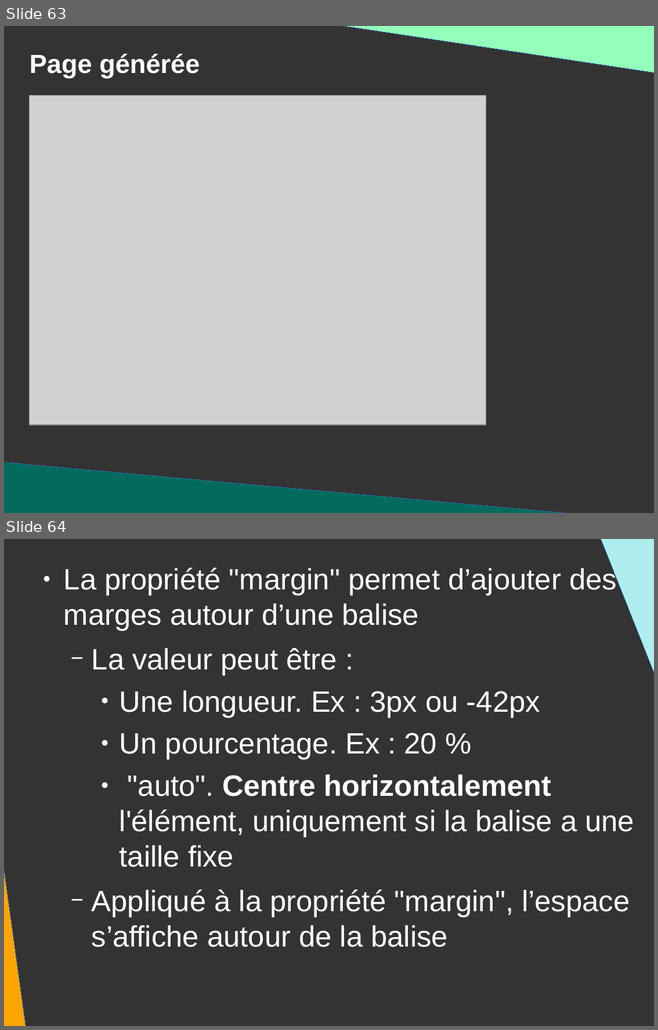
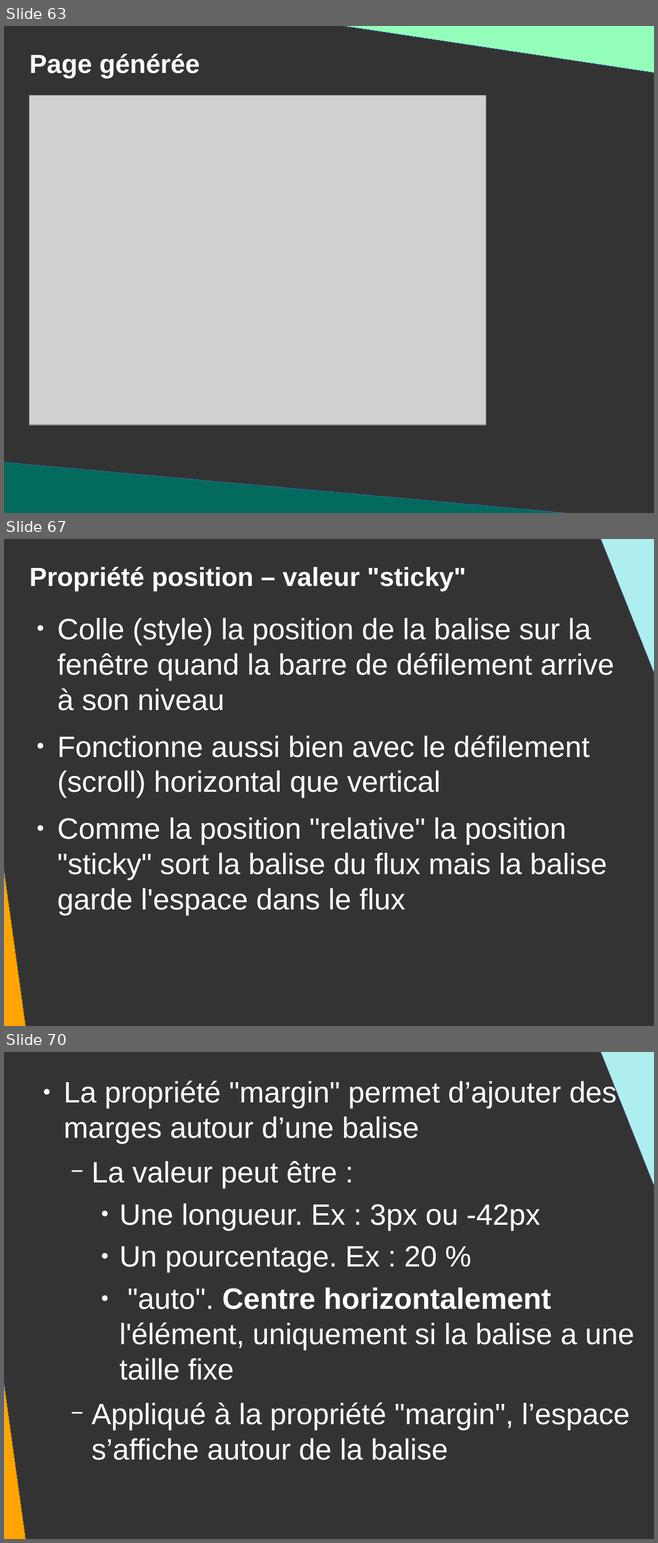
Before and after one commit to DanYellow/presentations, a slide deck: mmi/html/travaux-pratiques/numero-2/presentation.odp. Shown one above the other, each under a label of ours: slides 63 and 64 before the commit, slides 63, 67 and 70 after it; the slides between them are not shown. The pictures are 658x1030 and 658x1543 pixels, drawn with LibreOffice and Linux fonts; fonts in the diff are those of the drawing; grey boxes stand for pictures. Boxes give left, top, right and bottom in pixels: in the first picture for what was removed or moved away, otherwise in the second. Text is boxed around its words. In the diff, an @@ line names an element or a change of style, - is before the commit and + after.

```diff
--- a/mmi/html/travaux-pratiques/numero-2/presentation.odp
+++ b/mmi/html/travaux-pratiques/numero-2/presentation.odp
@@ slide 67 added at (4, 539, 654, 1026), background #333333 @@
@@ right triangle added at (593, 539, 654, 773), fill #AFEEEE, outline #3465A4 0 pt @@
@@ title added at (30, 567, 466, 591), 32 pt, text #FFFFFF, bold @@
+Propriété position – valeur "sticky"
@@ right triangle added at (4, 614, 28, 1026), fill #FFA500, outline #3465A4 0 pt @@
@@ text added at (57, 618, 614, 916), 36 pt, text #FFFFFF @@
+● Colle (style) la position de la balise sur la fenêtre quand la barre de défilement arrive à son niveau
+● Fonctionne aussi bien avec le défilement (scroll) horizontal que vertical
+● Comme la position "relative" la position "sticky" sort la balise du flux mais la balise garde l'espace dans le flux
@@ what was slide 64 is now slide 70 @@
```
Also in this commit, not shown: 1 slide changed, 5 other slides added, 1 other file.
